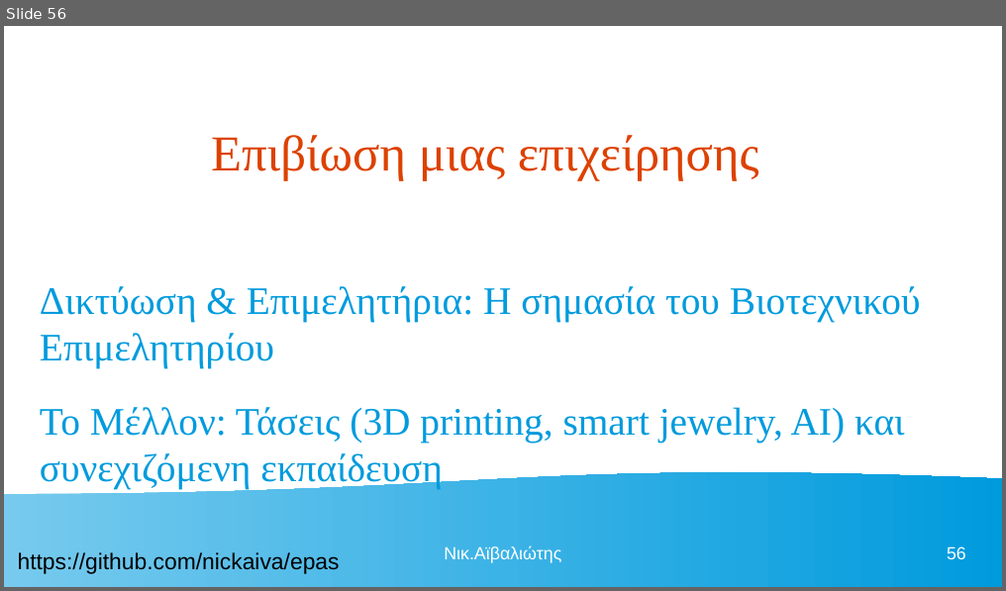
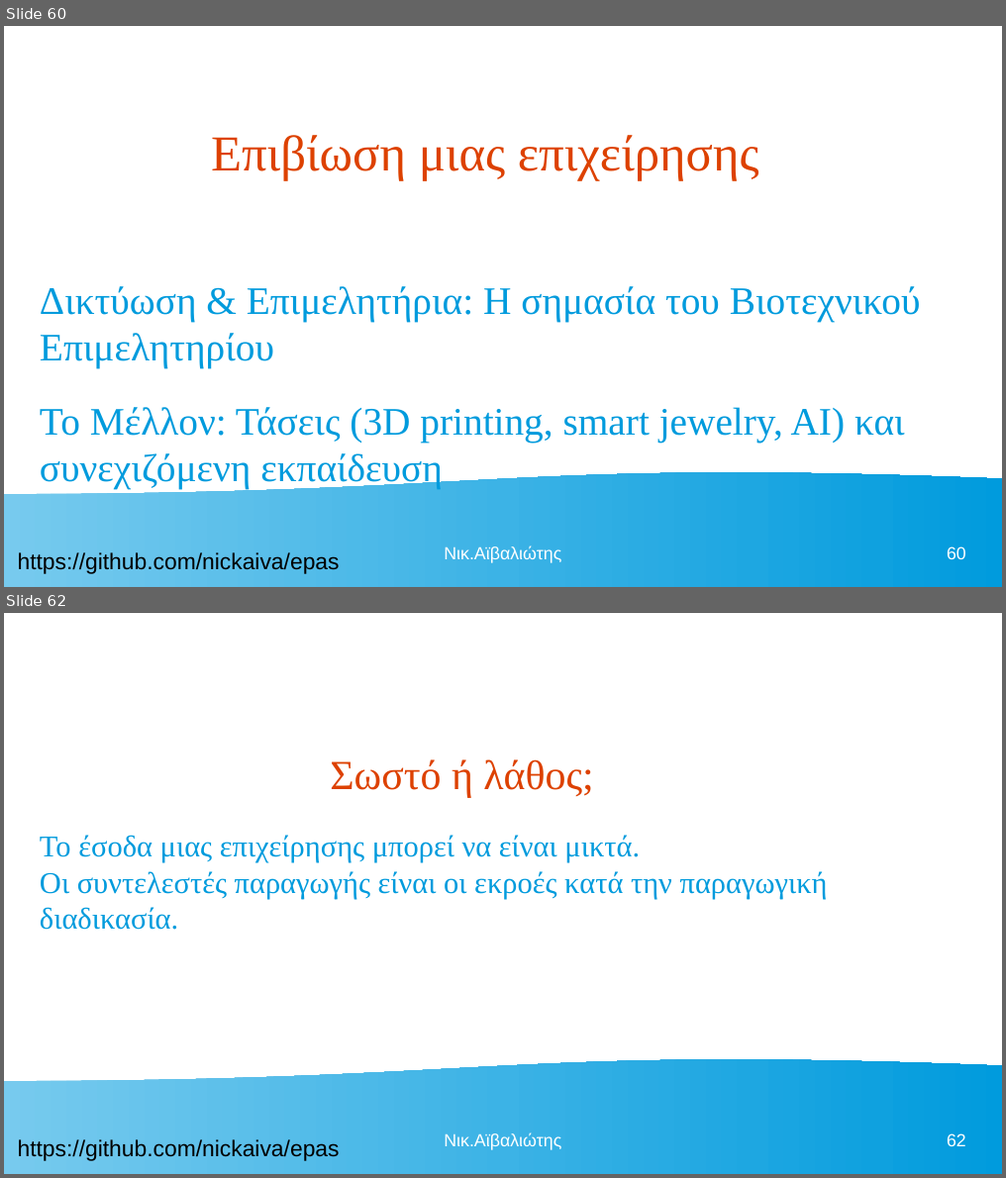
Before and after one commit to nickaiva/epas, a slide deck: ΠΕΡΙΒΑΛΛΟΝ ΕΡΓΑΣΙΑΣ.odp. Shown one above the other, each under a label of ours: slide 56 before the commit, slides 60 and 62 after it; the slides between them are not shown. The pictures are 1006x591 and 1006x1178 pixels, drawn with LibreOffice and Linux fonts; fonts in the diff are those of the drawing. Boxes give left, top, right and bottom in pixels: in the first picture for what was removed or moved away, otherwise in the second. Text is boxed around its words. In the diff, an @@ line names an element or a change of style, - is before the commit and + after.

```diff
--- a/ΠΕΡΙΒΑΛΛΟΝ ΕΡΓΑΣΙΑΣ.odp
+++ b/ΠΕΡΙΒΑΛΛΟΝ ΕΡΓΑΣΙΑΣ.odp
@@ slide 62 added at (x1=4, y1=613, x2=1002, y2=1174), background #FFFFFF; not listed: 2 template elements that a slide beside it also shows @@
@@ title added at (x1=330, y1=760, x2=593, y2=797), 33 pt, text #DD4100 @@
+Σωστό ή λάθος;
@@ text added at (x1=40, y1=835, x2=828, y2=930), 24 pt, text #009BDD @@
+Το έσοδα μιας επιχείρησης μπορεί να είναι μικτά.
+Οι συντελεστές παραγωγής είναι οι εκροές κατά την παραγωγική διαδικασία.
@@ text added at (x1=444, y1=1134, x2=561, y2=1151), 14 pt, text #FFFFFF @@
+Νικ.Αϊβαλιώτης
@@ page number added at (x1=946, y1=1134, x2=966, y2=1147), 14 pt, text #FFFFFF @@
+62
@@ what was slide 56 is now slide 60 @@
@@ page number at (x1=946, y1=547, x2=966, y2=560): text changed @@
-56
+60
```
Also in this commit, not shown: 3 slides changed, 6 other slides added, 1 other file.
